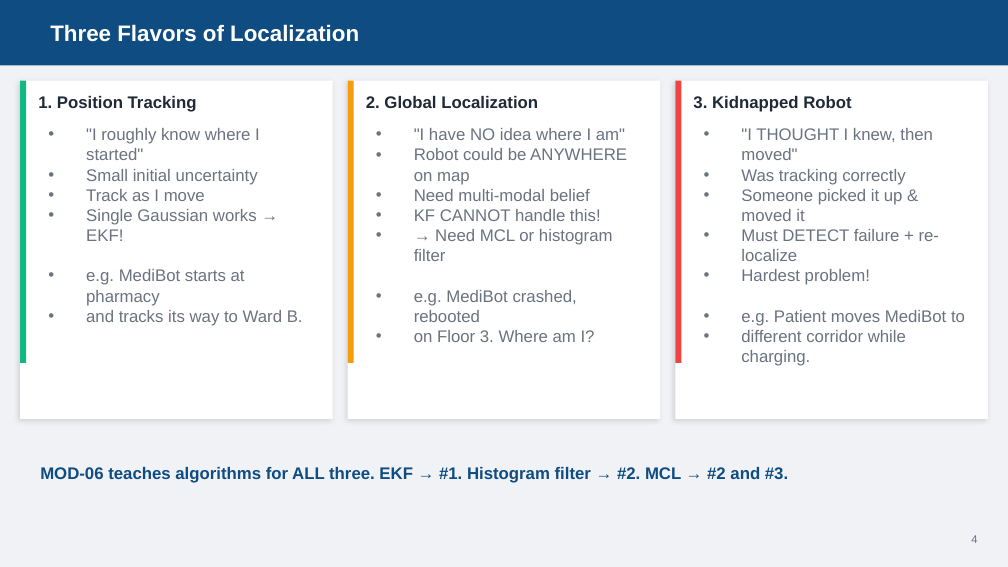
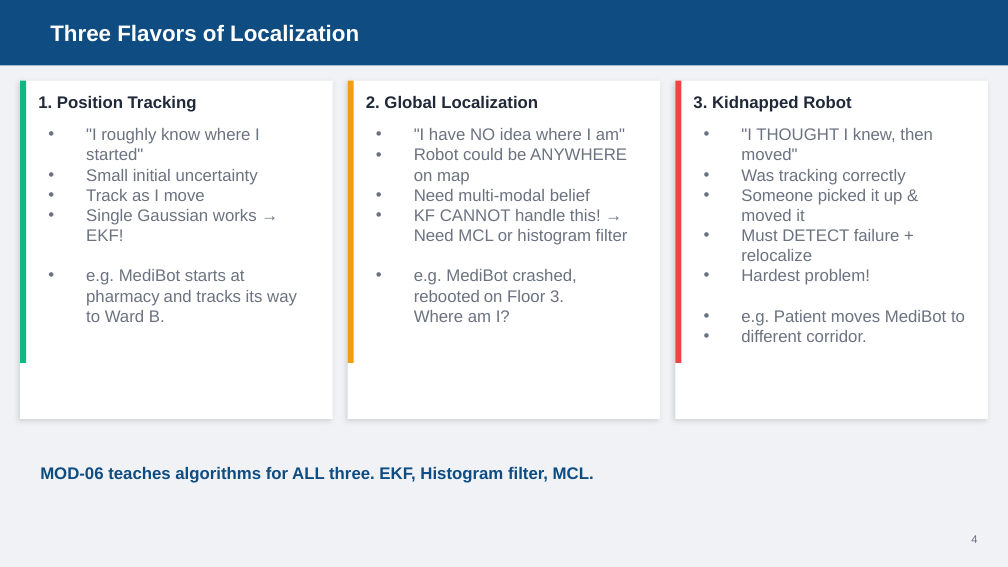
Before and after one commit to AbbadiAhmad/mobile_robots_course, a slide deck: slide 5 of Slides/Mod06/MOD006-Localization.pptx. Drawn at 1008x567 pixels with LibreOffice and Linux fonts; fonts in the diff are those of the drawing. Boxes give left, top, right and bottom in pixels: in the first picture for what was removed or moved away, otherwise in the second. Text is boxed around its words. In the diff, an @@ line names an element or a change of style, - is before the commit and + after.

```diff
--- a/Slides/Mod06/MOD006-Localization.pptx
+++ b/Slides/Mod06/MOD006-Localization.pptx
@@ text at [414, 209, 628, 322]: text changed @@
-• KF CANNOT handle this!
-• → Need MCL or histogram filter
-• e.g. MediBot crashed, rebooted
-• on Floor 3. Where am I?
+• KF CANNOT handle this! → Need MCL or histogram filter
+• e.g. MediBot crashed, rebooted on Floor 3.
+  Where am I?
@@ text at [741, 229, 900, 261]: text changed @@
-• Must DETECT failure + re-localize
+• Must DETECT failure + relocalize
@@ text at [86, 269, 297, 322]: text changed @@
-• e.g. MediBot starts at pharmacy
-• and tracks its way to Ward B.
+• e.g. MediBot starts at pharmacy and tracks its way to Ward B.
@@ text at [741, 330, 867, 342]: text changed @@
-• different corridor while charging.
+• different corridor.
@@ text at [40, 467, 594, 483]: text changed @@
-MOD-06 teaches algorithms for ALL three. EKF → #1. Histogram filter → #2. MCL → #2 and #3.
+MOD-06 teaches algorithms for ALL three. EKF, Histogram filter, MCL.
```
Also in this commit, not shown: 16 other slides changed, 1 slide added, 1 slide removed, 3 other files.
